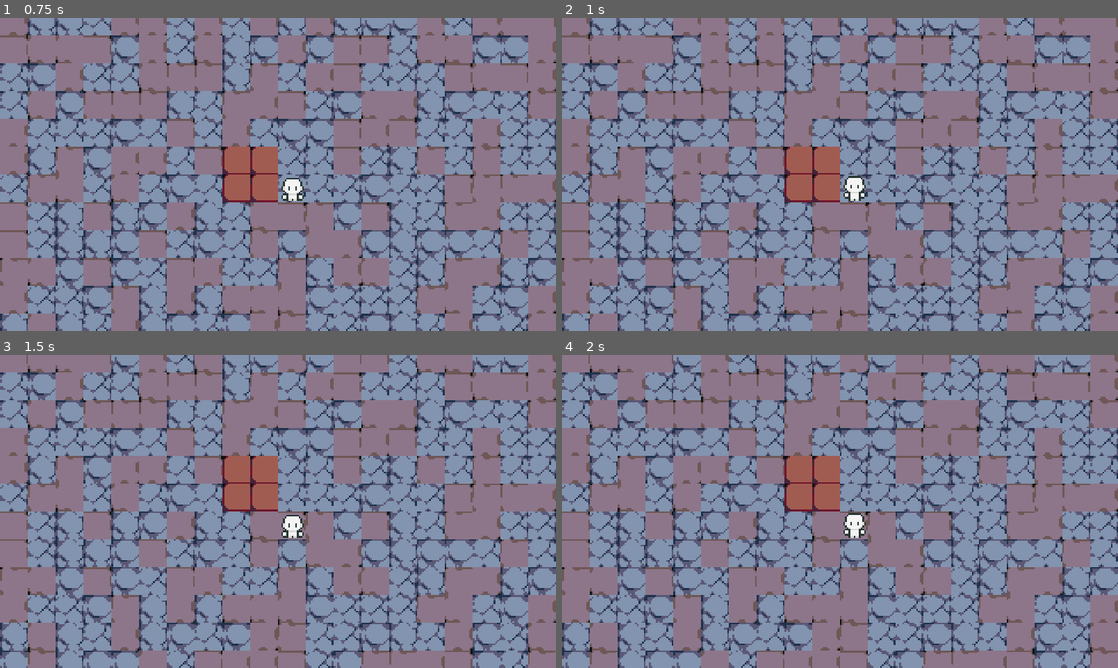
Above: before the commit, frames 1-4 (two rows, left to right).
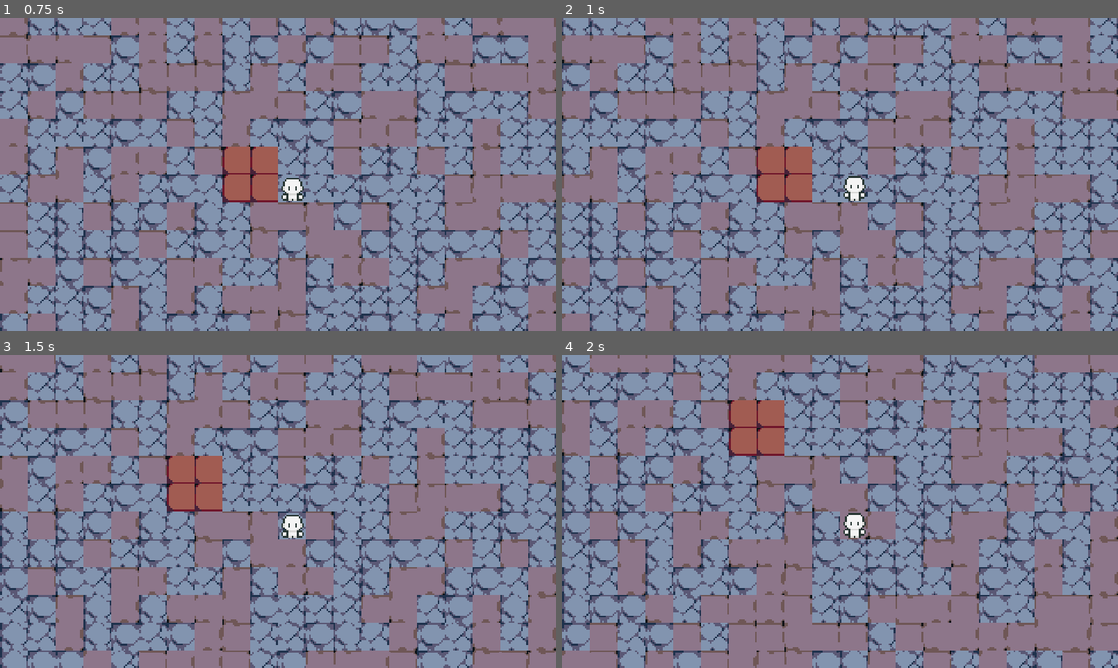
Above: after the commit, the same moments.

Repository: yazj/rouge
Game: Godot game, scene res://src/Game/game.tscn
Same seed, same stepped clock (60 frames per second), same inputs: the game is played once before the commit and once after it.
Inputs:
- Up to frame 1 (0.75 s): hold Right (ui_right) from 0.53 s (still down)
- Up to frame 2 (1 s): keep holding Right (ui_right)
- Up to frame 3 (1.5 s): release Right (ui_right) at 1.28 s; hold Down (ui_down) from 1.28 s (still down)
- Up to frame 4 (2 s): keep holding Down (ui_down)

Frame 1 is identical in both runs. In frame 2, 62% of the frame differs, in the area x 0-100%, y 0-100%; in frame 3, 63%; in frame 4, 65%.

Commit message:
try something

Diff:
--- a/src/Game/EventHandler/input_handler.gd
+++ b/src/Game/EventHandler/input_handler.gd
@@ -3,5 +3,6 @@
 
 func get_action() -> Action:
 	var action: Action = null
+	# movement action
 
 	return action
--- a/src/Game/game.gd
+++ b/src/Game/game.gd
@@ -19,23 +19,52 @@
 	characters.add_child(player)
 	player_pos = player.grid_position
 
+#func _input(event):
+	#
+	#if Input.is_action_just_pressed("ui_up"):
+		#move_action = MoveAction.new(player, 0, -1)
+		#player_pos += move_action.offset
+		#player.position = Grid.grid_to_world(player_pos)
+	#elif Input.is_action_just_pressed("ui_down"):
+		#move_action = MoveAction.new(player, 0, 1)
+		#player_pos += move_action.offset
+		#player.position = Grid.grid_to_world(player_pos)
+	#elif Input.is_action_just_pressed("ui_left"):
+		#move_action = MoveAction.new(player, -1, 0)
+		#player_pos += move_action.offset
+		#player.position = Grid.grid_to_world(player_pos)
+	#elif Input.is_action_just_pressed("ui_right"):
+		#move_action = MoveAction.new(player, 1, 0)
+		#player_pos += move_action.offset
+		#player.position = Grid.grid_to_world(player_pos)
+	#else:
+		#return
+	#
+
+var i: float = 0;
+var speed: float = 0.7;
+
 func _physics_process(delta) -> void:
 
-	if Input.is_action_just_pressed("ui_up"):
-		move_action = MoveAction.new(player, 0, -1)
-		player_pos += move_action.offset
-		player.position = Grid.grid_to_world(player_pos)
-	elif Input.is_action_just_pressed("ui_down"):
-		move_action = MoveAction.new(player, 0, 1)
-		player_pos += move_action.offset
-		player.position = Grid.grid_to_world(player_pos)
-	elif Input.is_action_just_pressed("ui_left"):
-		move_action = MoveAction.new(player, -1, 0)
-		player_pos += move_action.offset
-		player.position = Grid.grid_to_world(player_pos)
-	elif Input.is_action_just_pressed("ui_right"):
-		move_action = MoveAction.new(player, 1, 0)
-		player_pos += move_action.offset
-		player.position = Grid.grid_to_world(player_pos)
-	else:
-		return
+	i += speed;
+	if i >= 10:
+		if Input.is_action_pressed("ui_up"):
+			move_action = MoveAction.new(player, 0, -1)
+			player_pos += move_action.offset
+			player.position = Grid.grid_to_world(player_pos)
+		elif Input.is_action_pressed("ui_down"):
+			move_action = MoveAction.new(player, 0, 1)
+			player_pos += move_action.offset
+			player.position = Grid.grid_to_world(player_pos)
+		elif Input.is_action_pressed("ui_left"):
+			move_action = MoveAction.new(player, -1, 0)
+			player_pos += move_action.offset
+			player.position = Grid.grid_to_world(player_pos)
+		elif Input.is_action_pressed("ui_right"):
+			move_action = MoveAction.new(player, 1, 0)
+			player_pos += move_action.offset
+			player.position = Grid.grid_to_world(player_pos)
+		else:
+
+			return
+		i = 0
